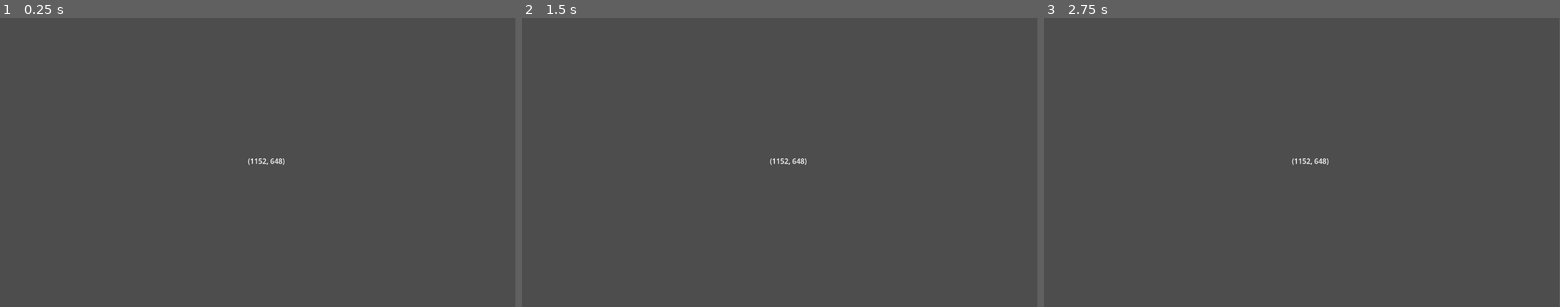
Above: before the commit, frames 1-3 (left to right).
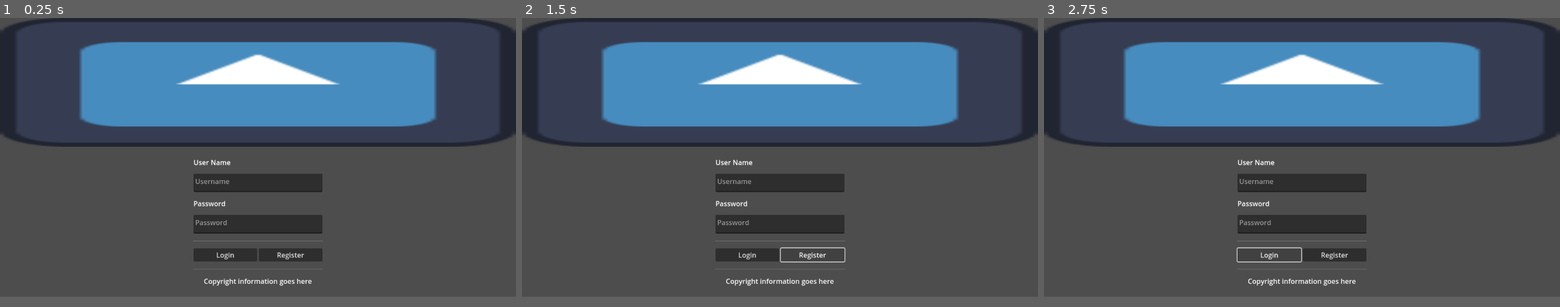
Above: after the commit, the same moments.

Repository: kyle-stevens/MMORPG_Text_Based
Game: Godot game, scene res://LoginPage/login_page.tscn
Two runs of this game, one before a commit and one after it. Both use one fixed random seed, a clock stepped at 60 frames per second and the inputs below. The engine's default icon, where the game draws it, is replaced by a stand-in: a white triangle on a blue panel in a dark square.
Inputs (mouse positions are in pixels of both pictures, inside the frame that each line leads up to):
- Up to frame 1 (0.25 s): no input
- Up to frame 2 (1.5 s): click (749, 263) at 0.5 s, where only the run after the commit has a clickable "Login"; click (810, 263) at 1.25 s, where only the run after the commit has a clickable "Register"
- Up to frame 3 (2.75 s): click (1271, 263) at 2 s, where only the run after the commit has a clickable "Login"
The window is 799x449 before the commit and 800x433 after it. Grey fills any space a smaller window leaves; there, only what the larger window draws over its background counts as a difference.

The runs differ from the first frame. In frame 1, 31% of the frame differs, in the area x 0-100%, y 0-93%; in frame 2, 30%; in frame 3, 30%.

Commit message:
Building Login Page

Diff:
--- a/LoginPage/login_page.gd
+++ b/LoginPage/login_page.gd
@@ -1,9 +1,9 @@
-extends Node2D
+extends Control
 
 
 # Called when the node enters the scene tree for the first time.
 func _ready():
-	$Label.text = str(get_viewport().size)
+	pass
 
 
 # Called every frame. 'delta' is the elapsed time since the previous frame.
--- a/LoginPage/login_page.tscn
+++ b/LoginPage/login_page.tscn
@@ -1,13 +1,68 @@
-[gd_scene load_steps=2 format=3 uid="uid://c0oqi1im71g0d"]
+[gd_scene load_steps=3 format=3 uid="uid://c0oqi1im71g0d"]
 
 [ext_resource type="Script" path="res://LoginPage/login_page.gd" id="1_3xai8"]
+[ext_resource type="Texture2D" uid="uid://rioqssp16giq" path="res://icon.svg" id="2_o4gnd"]
 
-[node name="LoginPage" type="Node2D"]
+[node name="LoginPage" type="Control"]
+layout_mode = 3
+anchors_preset = 0
+offset_right = 1200.0
+offset_bottom = 650.0
 script = ExtResource("1_3xai8")
 
-[node name="Label" type="Label" parent="."]
-offset_left = 554.0
-offset_top = 309.0
-offset_right = 594.0
-offset_bottom = 335.0
-text = "Hello"
+[node name="TextureRect" type="TextureRect" parent="."]
+layout_mode = 0
+offset_right = 1200.0
+offset_bottom = 300.0
+texture = ExtResource("2_o4gnd")
+
+[node name="VBoxContainer" type="VBoxContainer" parent="."]
+layout_mode = 0
+offset_left = 450.0
+offset_top = 325.0
+offset_right = 750.0
+offset_bottom = 625.0
+theme_override_constants/separation = 15
+
+[node name="UsernameLabel" type="Label" parent="VBoxContainer"]
+layout_mode = 2
+text = "User Name"
+
+[node name="UsernameTextEdit" type="TextEdit" parent="VBoxContainer"]
+layout_mode = 2
+size_flags_vertical = 3
+placeholder_text = "Username"
+
+[node name="PasswordLabel" type="Label" parent="VBoxContainer"]
+layout_mode = 2
+text = "Password"
+
+[node name="PasswordTextEdit" type="TextEdit" parent="VBoxContainer"]
+layout_mode = 2
+size_flags_vertical = 3
+placeholder_text = "Password"
+
+[node name="HSeparator2" type="HSeparator" parent="VBoxContainer"]
+layout_mode = 2
+
+[node name="HBoxContainer" type="HBoxContainer" parent="VBoxContainer"]
+layout_mode = 2
+
+[node name="LoginButton" type="Button" parent="VBoxContainer/HBoxContainer"]
+layout_mode = 2
+size_flags_horizontal = 3
+text = "Login"
+
+[node name="RegisterButton" type="Button" parent="VBoxContainer/HBoxContainer"]
+layout_mode = 2
+size_flags_horizontal = 3
+text = "Register"
+
+[node name="HSeparator5" type="HSeparator" parent="VBoxContainer"]
+layout_mode = 2
+
+[node name="Copyright" type="Label" parent="VBoxContainer"]
+layout_mode = 2
+text = "Copyright information goes here
+"
+horizontal_alignment = 1
--- a/project.godot
+++ b/project.godot
@@ -14,3 +14,8 @@
 run/main_scene="res://LoginPage/login_page.tscn"
 config/features=PackedStringArray("4.0", "Forward Plus")
 config/icon="res://icon.svg"
+
+[display]
+
+window/size/viewport_width=1200
+window/size/viewport_height=650
Not shown, changed: Export/index.html
Not shown, changed: Export/index.pck
